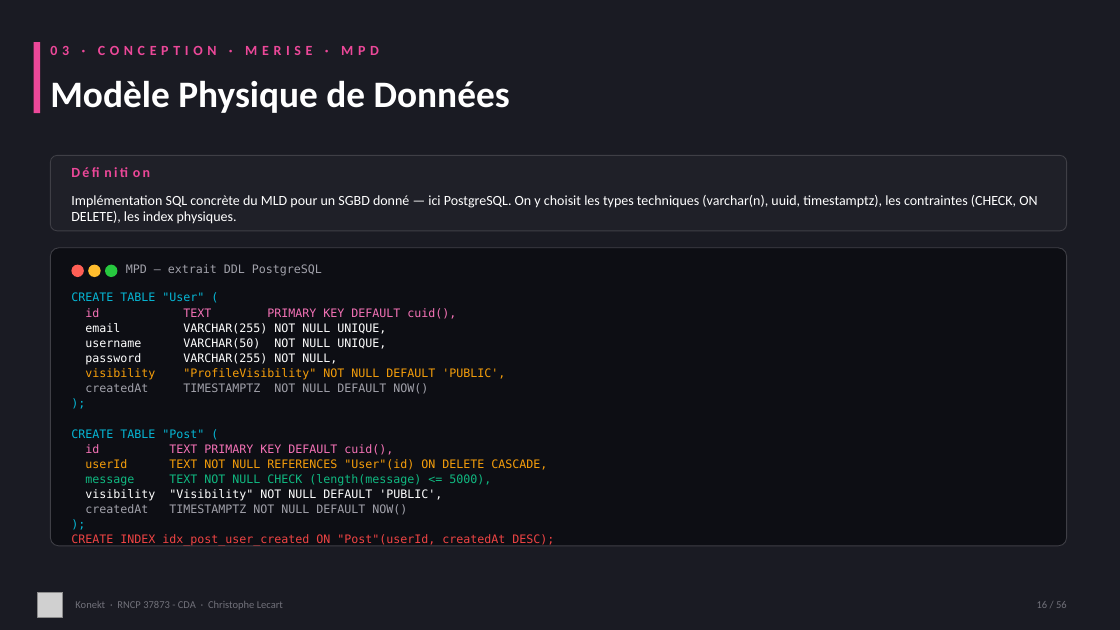
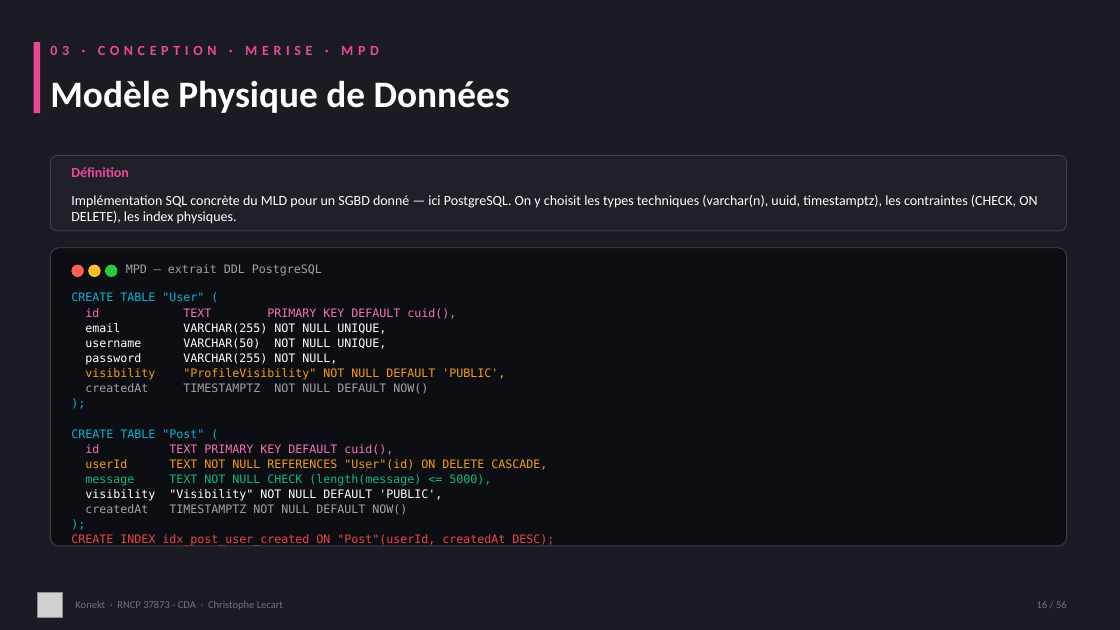
Before and after one commit to CLecart/social-network, a slide deck: slide 16 of dossier-certification/00-presentation/Konekt_RNCP_37873_Support_Visuel.pptx. Drawn at 1120x630 pixels with LibreOffice and Linux fonts; fonts in the diff are those of the drawing; grey boxes stand for pictures. Boxes give left, top, right and bottom in pixels: in the first picture for what was removed or moved away, otherwise in the second. Text is boxed around its words. In the diff, an @@ line names an element or a change of style, - is before the commit and + after.

```diff
--- a/dossier-certification/00-presentation/Konekt_RNCP_37873_Support_Visuel.pptx
+++ b/dossier-certification/00-presentation/Konekt_RNCP_37873_Support_Visuel.pptx
@@ text "Définition" at [71, 167, 129, 177]: letter spacing 2 to 0 pt @@
```
Also in this commit, not shown: 2 other slides changed.
